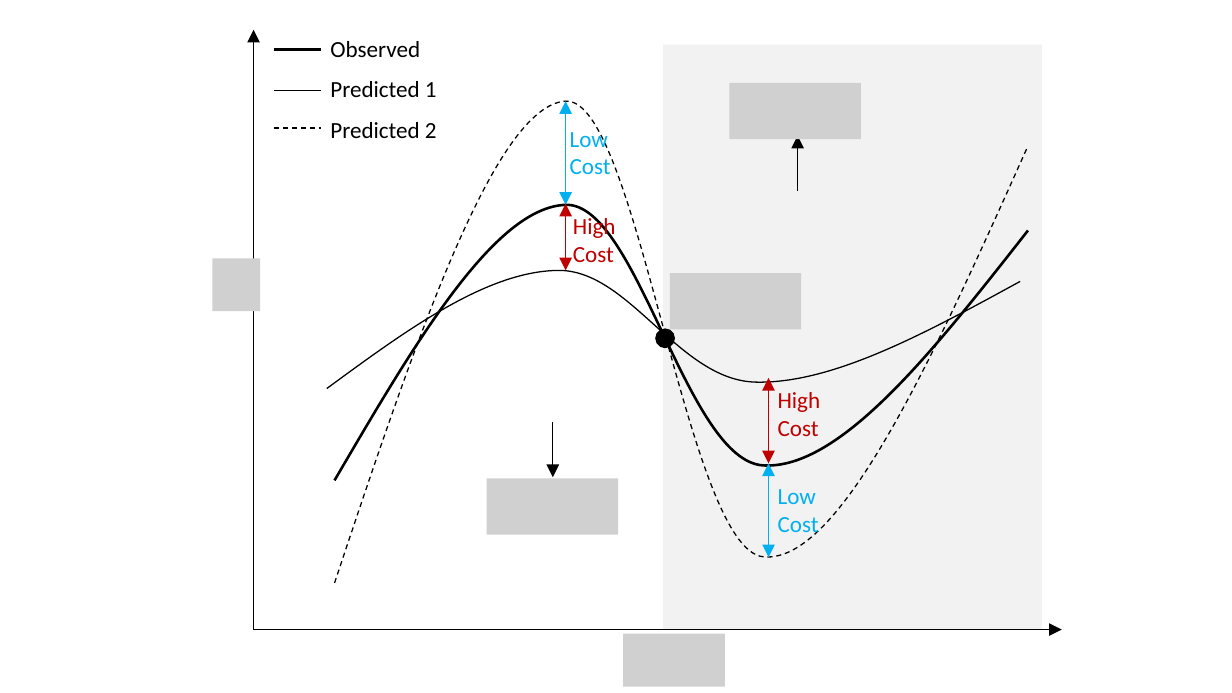
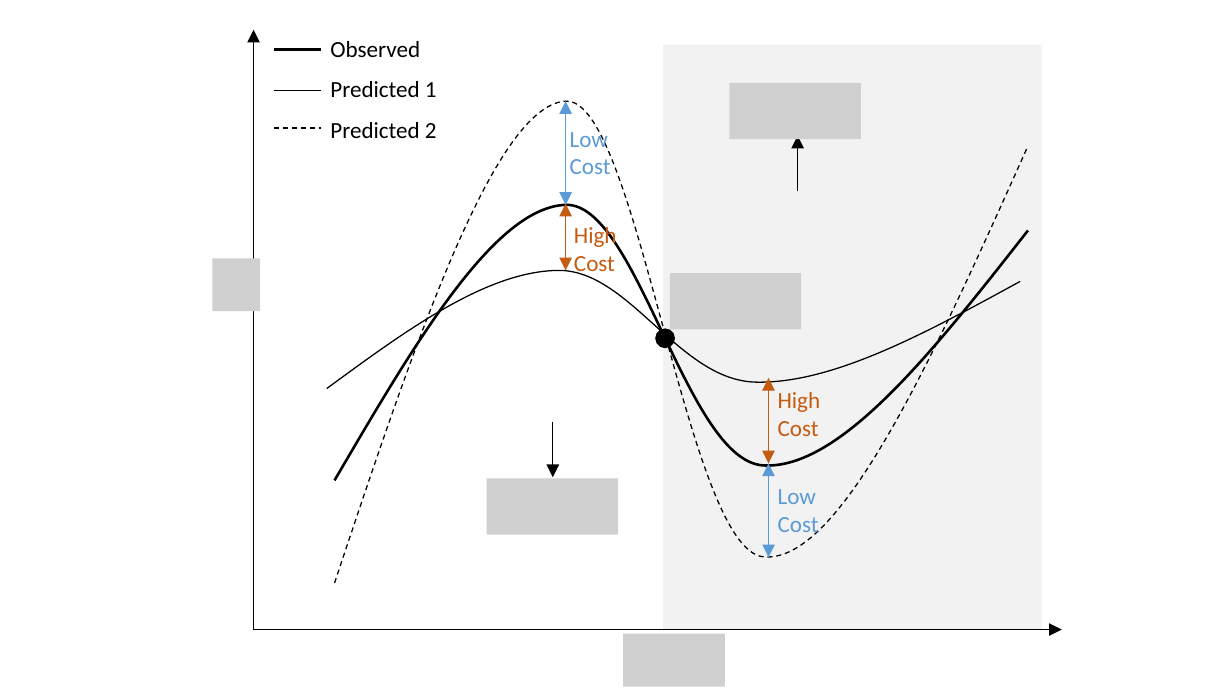
Before and after one commit to elliewhite-usgs/phd-predicting-unguaged-basins, a slide deck: slide 6 of presentation/slides/some graphs.pptx (slide 4 before the commit). Drawn at 1232x693 pixels with LibreOffice and Linux fonts; fonts in the diff are those of the drawing; grey boxes stand for pictures. Boxes give left, top, right and bottom in pixels: in the first picture for what was removed or moved away, otherwise in the second. Text is boxed around its words. In the diff, an @@ line names an element or a change of style, - is before the commit and + after.

```diff
--- a/presentation/slides/some graphs.pptx
+++ b/presentation/slides/some graphs.pptx
@@ text "Low Cost" at [570, 127, 611, 174]: text colour #00B0F0 to #5B9BD5 @@
@@ double arrow (566, 205) - (566, 101): stroke #00B0F0 0.5 pt to #5B9BD5 0.5 pt @@
@@ double arrow (566, 271) - (566, 203): stroke #C00000 0.5 pt to #C55A11 0.5 pt @@
@@ text "High Cost" at [574, 224, 617, 277]: text colour #C00000 to #C55A11 @@
@@ text "High Cost": place and size @@
-text "High Cost" at [573, 214, 616, 262]
+text "High Cost" at [574, 224, 617, 277]
@@ text "High Cost" at [778, 392, 821, 436]: text colour #C00000 to #C55A11 @@
@@ double arrow (769, 463) - (769, 378): stroke #C00000 0.5 pt to #C55A11 0.5 pt @@
@@ text "Low Cost" at [778, 489, 819, 538]: text colour #00B0F0 to #5B9BD5 @@
@@ double arrow (769, 557) - (769, 463): stroke #00B0F0 0.5 pt to #5B9BD5 0.5 pt @@
```
Also in this commit, not shown: 5 other slides changed, 17 slides added, 4 other files.
